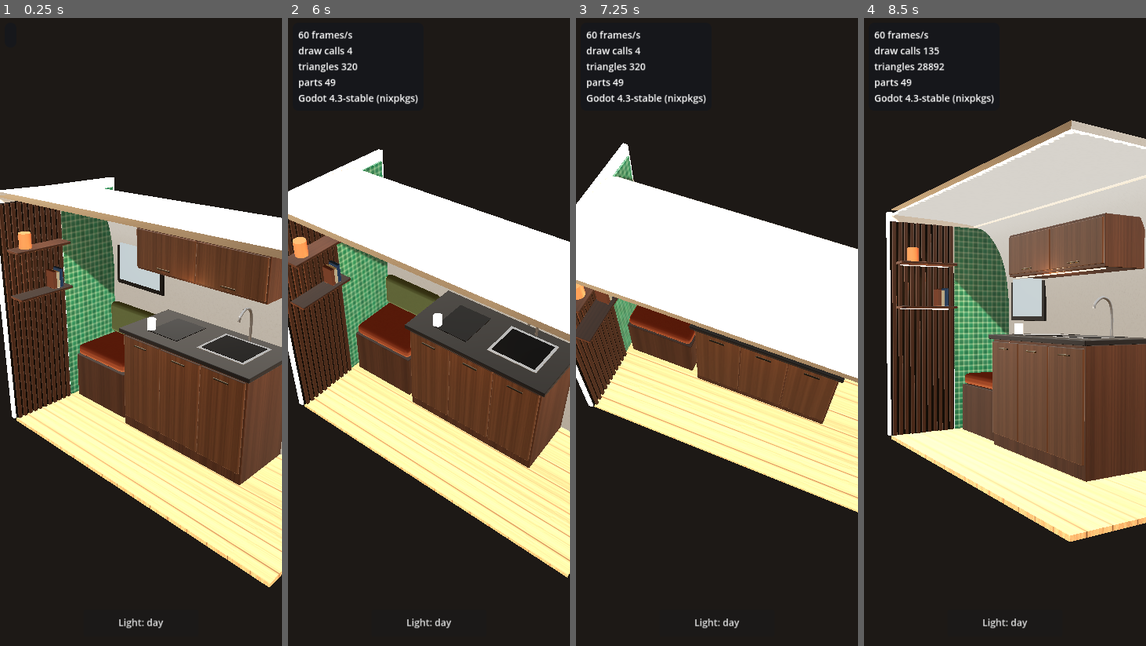
Above: before the commit, frames 1-4 (left to right).
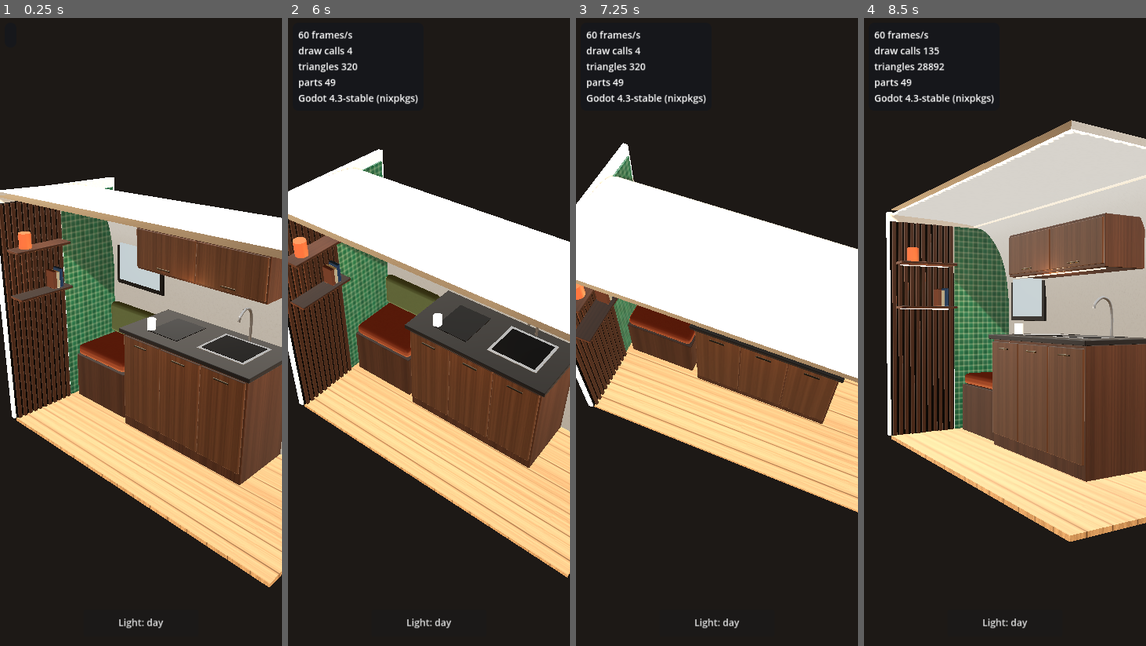
Above: after the commit, the same moments.

Repository: kyuhocho123/vanlab-demos
Game: Godot game, scene res://main.tscn
Same seed, same stepped clock (60 frames per second), same inputs: the game is played once before the commit and once after it.
Inputs (mouse positions are in pixels of both pictures, inside the frame that each line leads up to):
- Up to frame 1 (0.25 s): no input
- Up to frame 2 (6 s): click "Light: day" at 0.5 s; click "Light: evening" at 1.25 s; click "Light: day" at 2 s; click "Light: evening" at 2.75 s; click "Light: day" at 3.5 s; click "Light: evening" at 4.25 s; tap Enter at 5 s; move the mouse to (491, 300) at 5.02 s; click (491, 300) at 5.17 s; tap Space at 5.75 s; drag from (372, 363) to (414, 457) at 5.77 s
- Up to frame 3 (7.25 s): tap Enter at 6.5 s; move the mouse to (745, 193) at 6.52 s; click (745, 193) at 6.67 s
- Up to frame 4 (8.5 s): tap Space at 7.25 s; drag from (990, 457) to (920, 237) at 7.27 s; tap Enter at 8 s; move the mouse to (1089, 426) at 8.02 s; click (1089, 426) at 8.17 s

The runs differ from the first frame. In frame 1, 13% of the frame differs, in the area x 0-100%, y 26-91%; in frame 2, 14%, in the area x 1-100%, y 22-90%; in frame 3, 11%; in frame 4, 9.0%.

Commit message:
Look check: lower the daytime sun so the oak floor keeps its colour
Co-Authored-By: Claude Fable 5.2 <noreply@anthropic.com>
Claude-Session: https://claude.ai/code/session_01HiVMW5vedgkeGdbn9v4PfV

Diff:
--- a/godot-look/main.gd
+++ b/godot-look/main.gd
@@ -483,9 +483,9 @@
 func _apply_mood() -> void:
 	env.background_color = Color("0c0a09") if evening else Color("1d1916")
 	# Godot does not divide light energy by pi as three.js does, so the web numbers are scaled down.
-	env.ambient_light_energy = 0.1 if evening else 0.38
+	env.ambient_light_energy = 0.1 if evening else 0.34
 	env.tonemap_exposure = 0.95 if evening else 1.05
-	sun.light_energy = 0.0 if evening else 0.7
+	sun.light_energy = 0.0 if evening else 0.32
 	sun.shadow_enabled = not evening
 	sun.visible = not evening
 	led1.light_energy = 1.3 if evening else 0.25
